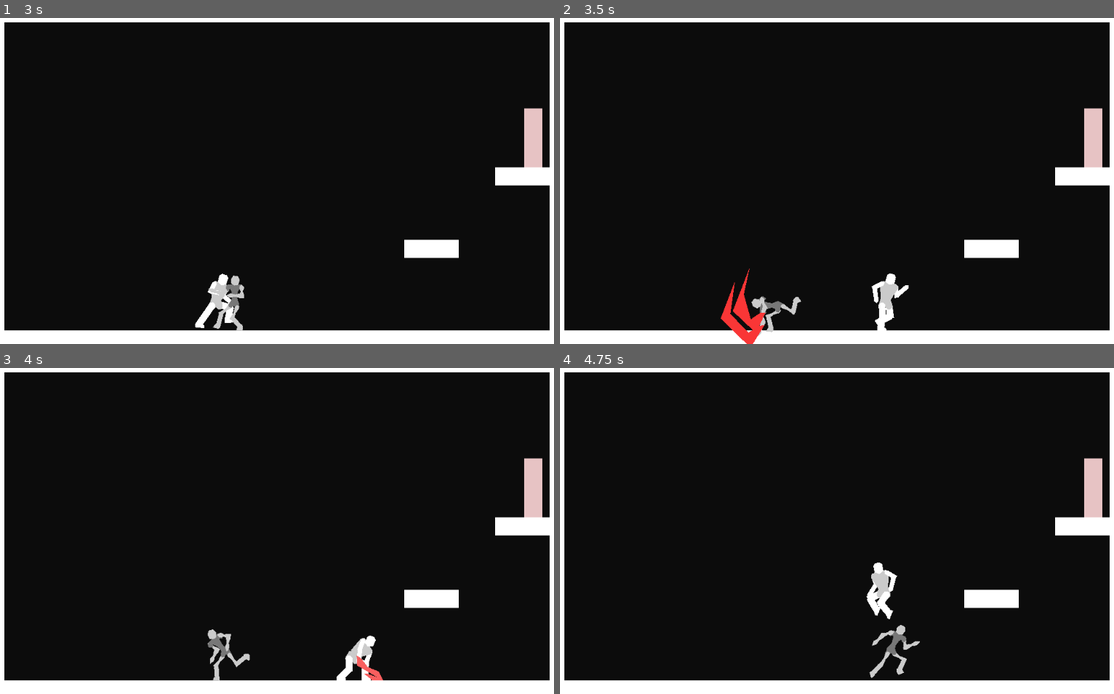
Above: before the commit, frames 1-4 (two rows, left to right).
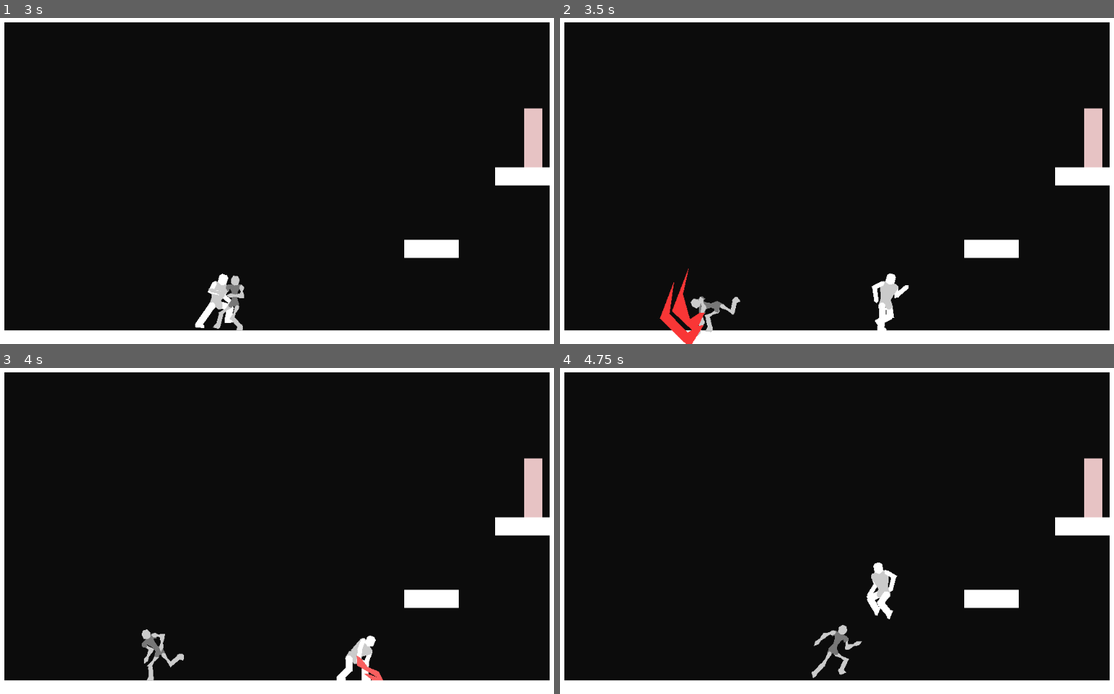
Above: after the commit, the same moments.

Repository: DarknessCatt/Lost-Soul
Game: Godot game, scene res://Maps/Debug_Map/Debug_Map.tscn
Two runs of this game, one before a commit and one after it. Both use one fixed random seed, a clock stepped at 60 frames per second and the inputs below. The project has no main scene, so this scene is started directly.
Inputs:
- Up to frame 1 (3 s): hold C (hero_attack) 0.53-1.28 s; hold Right (hero_right) 0.53-2.03 s; tap Z (hero_jump) at 0.77, 1.52 s; tap D (hero_heart) at 1.35, 2.85 s; hold Left (hero_left) 2.03-2.78 s; hold C (hero_attack) 2.03-2.78 s; hold Right (hero_right) from 2.78 s (still down)
- Up to frame 2 (3.5 s): keep holding Right (hero_right); tap Z (hero_jump) at 3.02 s
- Up to frame 3 (4 s): keep holding Right (hero_right); hold C (hero_attack) from 3.53 s (still down); tap Z (hero_jump) at 3.77 s
- Up to frame 4 (4.75 s): release Right (hero_right) at 4.28 s; release C (hero_attack) at 4.28 s; hold Left (hero_left) from 4.28 s (still down); tap D (hero_heart) at 4.35 s; tap Z (hero_jump) at 4.52 s

Frame 1 is identical in both runs. In frame 2, 1.9% of the frame differs, in the area x 17-44%, y 76-100%; in frame 3, 0.8%; in frame 4, 0.8%.

Commit message:
Enemies Attack Impulse

Diff:
--- a/Lost_Soul/Entities/Enemy/Enemy.gd
+++ b/Lost_Soul/Entities/Enemy/Enemy.gd
@@ -14,6 +14,7 @@
 #Attributes
 var max_health : int = 100
 var health : int = max_health
+var speed : Vector2 = Vector2(0,0)
 
 ##Signals
 signal dead()
@@ -39,9 +40,6 @@
 	on_cutscene = true
 	self._change_anim("Death")
 
-#Movement
-var speed : Vector2 = Vector2(0,0)
-
 #FSM
 onready var cur_state : Node  = $States/Idle
 export(bool) var on_cutscene : bool = false
--- a/Lost_Soul/Entities/Enemy/Enemy.tscn
+++ b/Lost_Soul/Entities/Enemy/Enemy.tscn
@@ -866,10 +866,24 @@
 tracks/16/imported = false
 tracks/16/enabled = true
 tracks/16/keys = {
-"times": PoolRealArray( 0, 0.47, 0.48, 0.55, 0.56, 1.1 ),
+"times": PoolRealArray( 0, 0.4, 0.41, 0.55, 0.56, 1.1 ),
 "transitions": PoolRealArray( 1, 1, 1, 1, 1, 1 ),
 "update": 1,
 "values": [ true, true, false, false, true, true ]
+}
+tracks/17/type = "method"
+tracks/17/path = NodePath("States/Attack")
+tracks/17/interp = 1
+tracks/17/loop_wrap = true
+tracks/17/imported = false
+tracks/17/enabled = true
+tracks/17/keys = {
+"times": PoolRealArray( 0.4 ),
+"transitions": PoolRealArray( 1 ),
+"values": [ {
+"args": [ Vector2( 3000, 0 ) ],
+"method": "impulse"
+} ]
 }
 
 [sub_resource type="Animation" id=6]
@@ -2261,8 +2275,8 @@
 disabled = true
 
 [node name="Right_Arm" type="Polygon2D" parent="Body"]
-position = Vector2( 13.4381, -27.3389 )
-rotation = -0.209835
+position = Vector2( 9.63712, -21.778 )
+rotation = -0.482152
 color = Color( 0.8, 0.8, 0.8, 1 )
 offset = Vector2( 30.2005, 27.966 )
 polygon = PoolVector2Array( -30.2005, -31.966, -26.2005, -27.966, -28.2005, -19.966, -26.2005, -11.966, -26.2005, -7.96604, -34.2005, -7.96604, -34.2005, -11.966, -32.2005, -19.966, -34.2005, -27.966 )
@@ -2271,8 +2285,8 @@
 }
 
 [node name="Right_Hand" type="Polygon2D" parent="Body"]
-position = Vector2( 16.7709, -11.6899 )
-rotation = -1.78063
+position = Vector2( 17.0561, -7.60202 )
+rotation = -2.16981
 color = Color( 0.8, 0.8, 0.8, 1 )
 offset = Vector2( 31.8105, 42.7501 )
 polygon = PoolVector2Array( -31.8105, -46.7501, -27.8105, -42.7501, -27.8105, -38.7501, -29.8105, -30.7501, -27.8105, -22.7501, -31.8105, -14.7501, -35.8105, -22.7501, -33.8105, -30.7501, -35.8105, -38.7501, -35.8105, -42.7501 )
@@ -2281,9 +2295,8 @@
 }
 
 [node name="Right_Leg" type="Polygon2D" parent="Body"]
-position = Vector2( 7.0307, 7.1112 )
-rotation = -1.26624
-scale = Vector2( 1, 1 )
+position = Vector2( 1.08977, 11.5119 )
+rotation = -0.71243
 color = Color( 0.8, 0.8, 0.8, 1 )
 offset = Vector2( 28.2005, 31.966 )
 polygon = PoolVector2Array( -30.2005, -35.966, -26.2005, -35.966, -24.2005, -31.966, -26.2005, -21.966, -24.2005, -7.966, -32.2005, -7.966, -30.2005, -21.966, -32.2005, -31.966 )
@@ -2292,8 +2305,8 @@
 }
 
 [node name="Right_Shin" type="Polygon2D" parent="Body"]
-position = Vector2( 26.1103, 13.1087 )
-rotation = 0.544373
+position = Vector2( 14.1633, 26.6474 )
+rotation = -0.0862029
 color = Color( 0.8, 0.8, 0.8, 1 )
 offset = Vector2( 29.8696, 42.7614 )
 polygon = PoolVector2Array( -31.8696, -44.7614, -27.8696, -44.7614, -25.8696, -38.7614, -25.8696, -22.7614, -27.8696, -18.7614, -31.8696, -18.7614, -33.8696, -22.7614, -33.8696, -38.7614 )
@@ -2302,8 +2315,8 @@
 }
 
 [node name="Right_Foot" type="Polygon2D" parent="Body"]
-position = Vector2( 14.7169, 31.9286 )
-rotation = 0.584109
+position = Vector2( 16.0574, 48.5657 )
+rotation = -0.0464672
 color = Color( 0.8, 0.8, 0.8, 1 )
 offset = Vector2( 29.9114, 20.7618 )
 polygon = PoolVector2Array( -25.9114, -22.7618, -23.9114, -20.7618, -21.9114, -14.7618, -31.9114, -14.7618, -33.9114, -16.7618, -33.9114, -22.7618, -31.9114, -26.7618 )
@@ -2312,6 +2325,7 @@
 }
 
 [node name="Hip" type="Polygon2D" parent="Body"]
+position = Vector2( -5.94093, 4.40069 )
 rotation = -0.136205
 color = Color( 0.470588, 0.470588, 0.470588, 1 )
 offset = Vector2( 0, -12 )
@@ -2321,7 +2335,7 @@
 }
 
 [node name="Torso" type="Polygon2D" parent="Body/Hip"]
-rotation = 0.188168
+rotation = 0.268097
 color = Color( 0.470588, 0.470588, 0.470588, 1 )
 offset = Vector2( 0, -16 )
 polygon = PoolVector2Array( -8, 18, 8, 18, 6, 12, 4, 6, 6, -4, 8, -8, 12, -4, 16, -8, 16, -12, 12, -16, -12, -16, -16, -12, -16, -8, -12, -4, -8, -8, -6, -4, -4, 6, -6, 12 )
@@ -2342,7 +2356,7 @@
 
 [node name="Head" type="Polygon2D" parent="Body/Hip/Torso"]
 position = Vector2( 0, -32 )
-rotation = -0.0607539
+rotation = -0.060754
 color = Color( 0.8, 0.8, 0.8, 1 )
 offset = Vector2( 0, -16 )
 polygon = PoolVector2Array( -6, 16, 0, 18, 6, 16, 8, 8, 4, 1, -4, 1, -8, 8 )
@@ -2358,7 +2372,7 @@
 
 [node name="Left_Arm" type="Polygon2D" parent="Body/Hip/Torso"]
 position = Vector2( -12, -28 )
-rotation = 0.772103
+rotation = 0.209782
 color = Color( 0.8, 0.8, 0.8, 1 )
 offset = Vector2( 30.2005, 27.966 )
 polygon = PoolVector2Array( -30.2005, -31.966, -26.2005, -27.966, -26.2005, -23.966, -28.2005, -19.966, -26.2005, -11.966, -26.2005, -7.96604, -34.2005, -7.96604, -34.2005, -11.966, -32.2005, -19.966, -34.2005, -23.966, -34.193, -27.5603 )
@@ -2368,7 +2382,7 @@
 
 [node name="Left_Hand" type="Polygon2D" parent="Body/Hip/Torso/Left_Arm"]
 position = Vector2( -2.35438e-06, 16 )
-rotation = -0.772103
+rotation = -2.03212
 color = Color( 0.8, 0.8, 0.8, 1 )
 offset = Vector2( 31.8105, 42.7501 )
 polygon = PoolVector2Array( -31.794, -46.6744, -27.7438, -42.7252, -27.7603, -38.8009, -29.6592, -30.7763, -27.5583, -22.8022, -31.39, -14.6769, -35.5577, -22.7012, -33.6588, -30.7258, -35.7597, -38.6999, -35.7432, -42.6242 )
@@ -2387,7 +2401,7 @@
 
 [node name="Right_Arm" type="RemoteTransform2D" parent="Body/Hip/Torso"]
 position = Vector2( 12, -28 )
-rotation = -0.261798
+rotation = -0.614043
 remote_path = NodePath("../../../Right_Arm")
 __meta__ = {
 "_edit_ik_": true
@@ -2395,7 +2409,7 @@
 
 [node name="Right_Hand" type="RemoteTransform2D" parent="Body/Hip/Torso/Right_Arm"]
 position = Vector2( 0, 16 )
-rotation = -1.57079
+rotation = -1.68766
 remote_path = NodePath("../../../../Right_Hand")
 __meta__ = {
 "_edit_bone_": true
@@ -2414,7 +2428,7 @@
 
 [node name="Left_Leg" type="Polygon2D" parent="Body/Hip"]
 position = Vector2( -6, 8 )
-rotation = -0.614103
+rotation = -0.287464
 color = Color( 0.8, 0.8, 0.8, 1 )
 offset = Vector2( 28.2005, 31.966 )
 polygon = PoolVector2Array( -30.2005, -35.966, -26.2005, -35.966, -24.2005, -31.9542, -26.2005, -21.966, -24.2005, -7.966, -32.2005, -7.966, -30.2005, -21.966, -32.2005, -31.9778 )
@@ -2424,7 +2438,7 @@
 
 [node name="Left_Shin" type="Polygon2D" parent="Body/Hip/Left_Leg"]
 position = Vector2( -0.0590348, 20.0132 )
-rotation = 1.05844
+rotation = 1.19493
 color = Color( 0.8, 0.8, 0.8, 1 )
 offset = Vector2( 29.8696, 42.7614 )
 polygon = PoolVector2Array( -31.889, -44.7552, -27.8892, -44.7939, -25.8312, -38.8136, -25.6764, -22.8143, -27.5079, -18.8025, -31.5075, -18.752, -33.676, -22.7369, -33.8308, -38.7362 )
@@ -2450,7 +2464,7 @@
 
 [node name="Right_Leg" type="RemoteTransform2D" parent="Body/Hip"]
 position = Vector2( 6, 8 )
-rotation = -1.13003
+rotation = -0.576226
 remote_path = NodePath("../../Right_Leg")
 __meta__ = {
 "_edit_ik_": true
@@ -2458,7 +2472,7 @@
 
 [node name="Right_Shin" type="RemoteTransform2D" parent="Body/Hip/Right_Leg"]
 position = Vector2( 0, 20 )
-rotation = 1.81061
+rotation = 0.626228
 remote_path = NodePath("../../../Right_Shin")
 __meta__ = {
 "_edit_bone_": true
@@ -2466,7 +2480,7 @@
 
 [node name="Right_Foot" type="RemoteTransform2D" parent="Body/Hip/Right_Leg/Right_Shin"]
 position = Vector2( 0, 22 )
-rotation = 0.0397359
+rotation = 0.0397357
 remote_path = NodePath("../../../../Right_Foot")
 __meta__ = {
 "_edit_bone_": true
--- a/Lost_Soul/Entities/Enemy/FSM/Attack.gd
+++ b/Lost_Soul/Entities/Enemy/FSM/Attack.gd
@@ -2,16 +2,47 @@
 
 var attack_ended : bool = false
 
+#Movement
+const NORMAL : Vector2 = Vector2(0, -1)
+
+const GRAV : int = 3500
+const MAX_GRAV : int = 1500
+
+const FRICTION : float = 0.7
+
+#Moving Attacks
+var attack_dir : float = 0.0
+var speed : Vector2 = Vector2(0, 10)
+
+func impulse(direction : Vector2):
+	self.speed = Vector2(direction.x*attack_dir, direction.y)
+
 func enter(Enemy : KinematicBody2D) -> void:
 	Enemy.speed = Vector2(0,0)
+	self.speed = Vector2(0,0)
 	attack_ended = false
 
+	attack_dir = Enemy.body.scale.x
 	Enemy._change_anim("Jab")
 	$Jab.start()
 
-func update(Enemy: KinematicBody2D, _delta : float) -> void:
+func update(_Enemy: KinematicBody2D, delta : float) -> void:
+
 	if attack_ended:
-		Enemy._change_state($"../OnCombat")
+		_Enemy._change_state($"../OnCombat")
+
+	if speed.x != 0:
+		speed.x *= FRICTION
+		if abs(speed.x) < 10 : speed.x = 0
+
+	_Enemy.move_and_slide(speed, NORMAL)
+
+	if _Enemy.is_on_floor():
+		speed.y = 10
+
+	else:
+		speed.y += GRAV*delta
+		if speed.y > MAX_GRAV: speed.y = MAX_GRAV
 
 func exit(_Enemy : KinematicBody2D) -> void:
 	_Enemy._clear_attack_polys()
